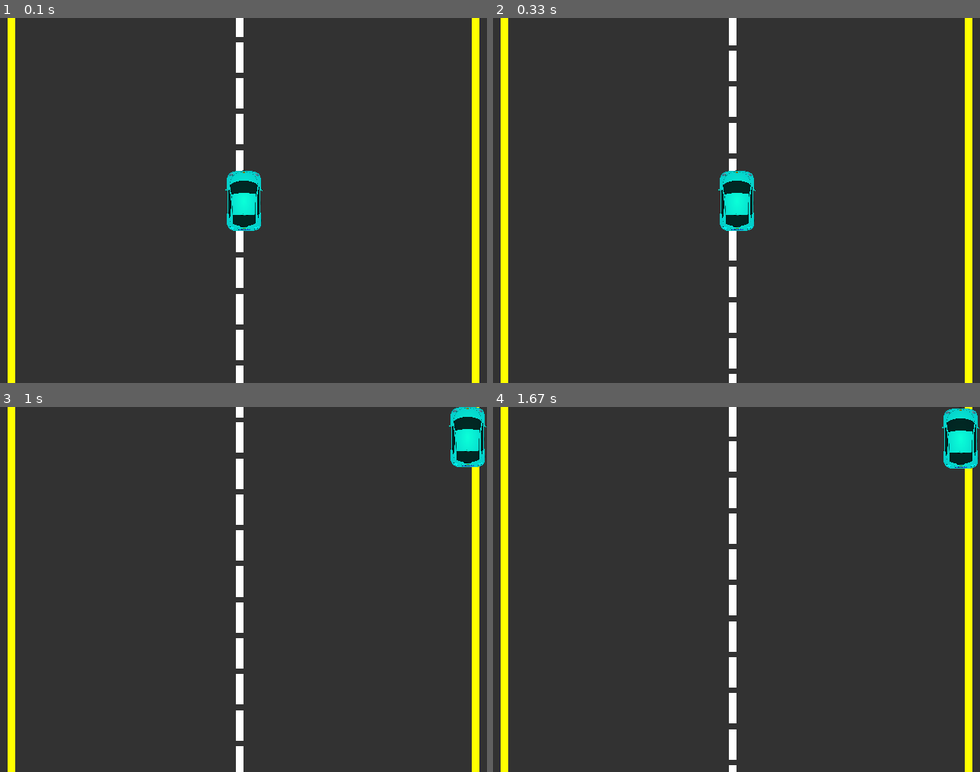
Above: before the commit, frames 1-4 (two rows, left to right).
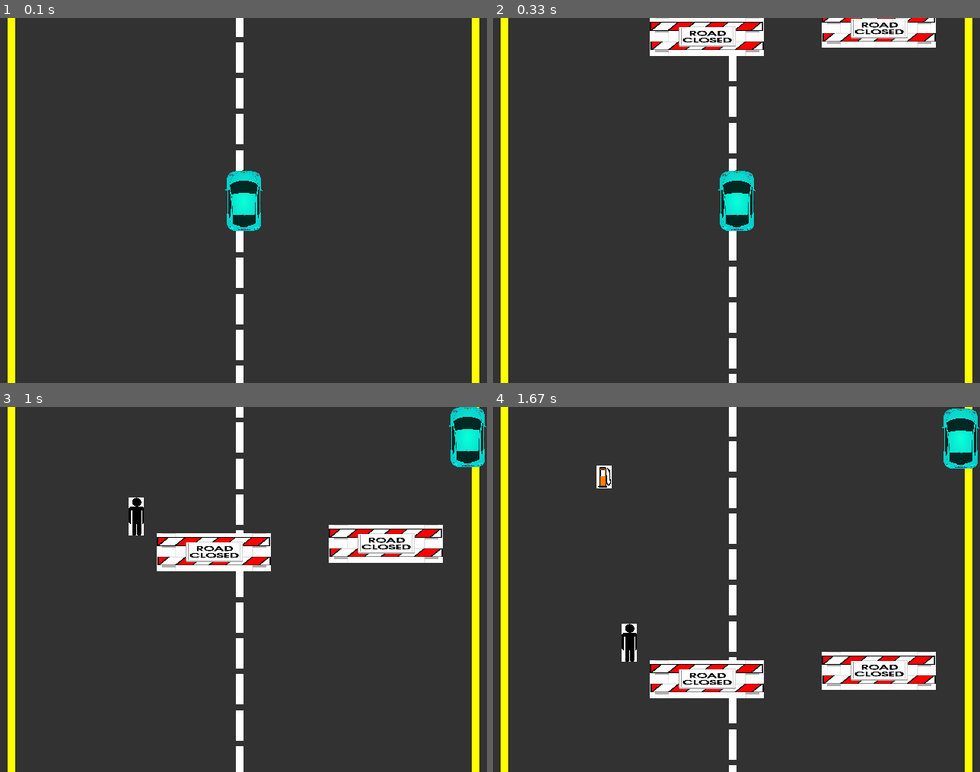
Above: after the commit, the same moments.

Repository: sd18spring/InteractiveProgramming
Game: pygame game, started from game.py
Same seed, same stepped clock (60 frames per second), same inputs: the game is played once before the commit and once after it.
Inputs:
- Up to frame 1 (0.1 s): no input
- Up to frame 2 (0.33 s): no input
- Up to frame 3 (1 s): hold Right 0.33-0.8 s; hold Up from 0.83 s (still down)
- Up to frame 4 (1.67 s): release Up at 1.13 s; hold Right 1.17-1.63 s

Frame 1 is identical in both runs. In frame 2, 4.2% of the frame differs, in the area x 32-91%, y 0-11%; in frame 3, 5.0%; in frame 4, 5.2%, in the area x 21-91%, y 16-80%.

Commit message:
first pass at object placement

Diff:
--- a/game.py
+++ b/game.py
@@ -16,6 +16,7 @@
         self.pedestrians = pygame.sprite.Group()
         self.gastanks = pygame.sprite.Group()
         self.obstacles = pygame.sprite.Group()
+        self.all_objs = pygame.sprite.Group()
         self.rd_lines = pygame.sprite.Group()
 
         for i in numpy.linspace(0, 520, 12):
@@ -40,9 +41,39 @@
             line.update()
             if line.y>520:
                 line.y = 0
+        self.add_obj()
 
     def add_obj(self):
-        objs = ['gas', 'ped', 'obst']
+        obj_index = random.randint(1,4000)
+        if self.player.gas_level < 10:
+            if obj_index>3997:
+                gas = Gastank(random.randint(20,600))
+                gas.add(self.gastanks)
+            pass
+        if obj_index == 1:
+            gas = Gastank(random.randint(20,600))
+            if pygame.sprite.spritecollideany(gas, self.all_objs):
+                gas.kill()
+            else:
+                gas.add(self.all_objs)
+                gas.add(self.gastanks)
+
+        if obj_index > 1 and obj_index < 5:
+            ped = Pedestrian(random.randint(20,600))
+            if pygame.sprite.spritecollideany(ped, self.all_objs):
+                ped.kill()
+            else:
+                ped.add(self.all_objs)
+                ped.add(self.pedestrians)
+
+        if obj_index > 10 and obj_index < 20:
+            obst = Obstacle(random.randint(20,520))
+            if pygame.sprite.spritecollideany(obst, self.all_objs):
+                obst.kill()
+            else:
+                obst.add(self.all_objs)
+                obst.add(self.obstacles)
+
 
 
 class RoadLines(pygame.sprite.Sprite):
@@ -87,9 +118,9 @@
     """describing type of EnvironmentObject"""
     def __init__(self,x):
         super().__init__(x)
-        self.rect = pygame.Rect(self.x, self.y, 100, 40)
+        self.rect = pygame.Rect(self.x, self.y, 150, 50)
         self.image = pygame.image.load('road_closed.png')
-        self.image = pygame.transform.scale(self.image, (100,40))
+        self.image = pygame.transform.scale(self.image, (150,50))
 
 class Player(pygame.sprite.Sprite):
     """user controlled player"""
@@ -101,6 +132,7 @@
         self.rect = pygame.Rect(self.x, self.y, 50, 80)
         self.image = pygame.image.load('car.jpg')
         self.image = pygame.transform.scale(self.image, (50,80))
+        self.alive = True
         self.vx = 0.0
         self.vy = 0.0
 
@@ -124,6 +156,9 @@
             self.y += self.vy
 
         self.gas_level -= .005
+        if self.gas_level < 0:
+            self.alive = False
+
 
 
 class View():
@@ -143,19 +178,18 @@
                        pygame.Color(255,255,0),
                        pygame.Rect(620,0,10,480))
 
-
         for line in self.model.rd_lines:
             pygame.draw.rect(self.screen,
                              pygame.Color(255,255,255),
                              pygame.Rect(line.x, line.y-40, 10, 40))
 
-        self.screen.blit(self.model.player.image, (self.model.player.x,self.model.player.y))
         for pedestrian in self.model.pedestrians:
             self.screen.blit(pedestrian.image,(pedestrian.x,pedestrian.y))
         for gastank in self.model.gastanks:
             self.screen.blit(gastank.image,(gastank.x,gastank.y))
         for obstacle in self.model.obstacles:
             self.screen.blit(obstacle.image,(obstacle.x,obstacle.y))
+        self.screen.blit(self.model.player.image, (self.model.player.x,self.model.player.y))
 
         pygame.display.update()
 
